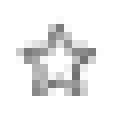
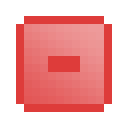
Two versions of the same layered image (w=128, h=128). Layer-by-layer changes:
added layer "Layer 5" above "Layer 4" over [left=16, top=16, right=112, bottom=112]
hid "Layer 3" over [left=16, top=16, right=104, bottom=96]
